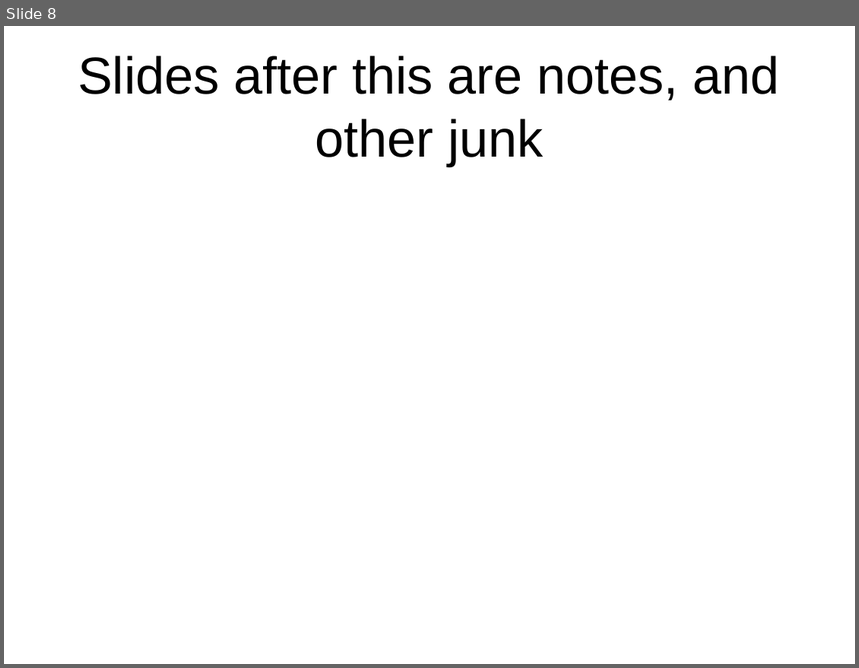
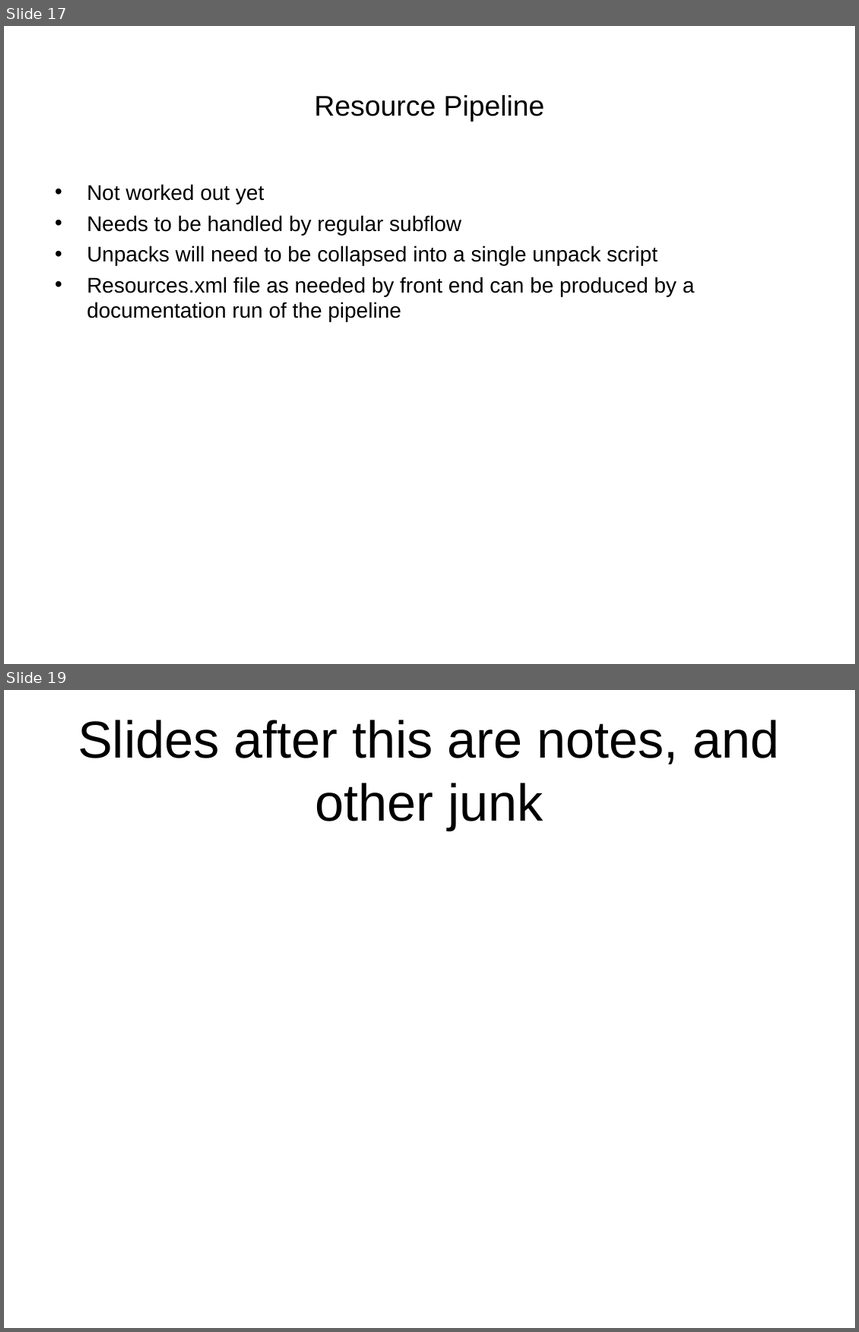
Before and after one commit to VEuPathDB/ApiCommonData, a slide deck: Load/doc/workflow/plasmodb/7.7/ApiWorkFlow.ppt. Shown one above the other, each under a label of ours: slide 8 before the commit, slides 17 and 19 after it; the slides between them are not shown. The pictures are 859x668 and 859x1332 pixels, drawn with LibreOffice and Linux fonts; fonts in the diff are those of the drawing. Boxes give left, top, right and bottom in pixels: in the first picture for what was removed or moved away, otherwise in the second. Text is boxed around its words. In the diff, an @@ line names an element or a change of style, - is before the commit and + after.

```diff
--- a/Load/doc/workflow/plasmodb/7.7/ApiWorkFlow.ppt
+++ b/Load/doc/workflow/plasmodb/7.7/ApiWorkFlow.ppt
@@ slide 17 added at (4,26,855,664), background #FFFFFF @@
@@ title added at (314,95,545,122), 24 pt, text #000000 @@
+Resource Pipeline
@@ text added at (87,184,695,322), 18 pt, text #000000 @@
+• Not worked out yet
+• Needs to be handled by regular subflow
+• Unpacks will need to be collapsed into a single unpack script
+• Resources.xml file as needed by front end can be produced by a documentation run of the pipeline
@@ what was slide 8 is now slide 19 @@
```
Also in this commit, not shown: 7 slides changed, 10 other slides added, 2 other files.
